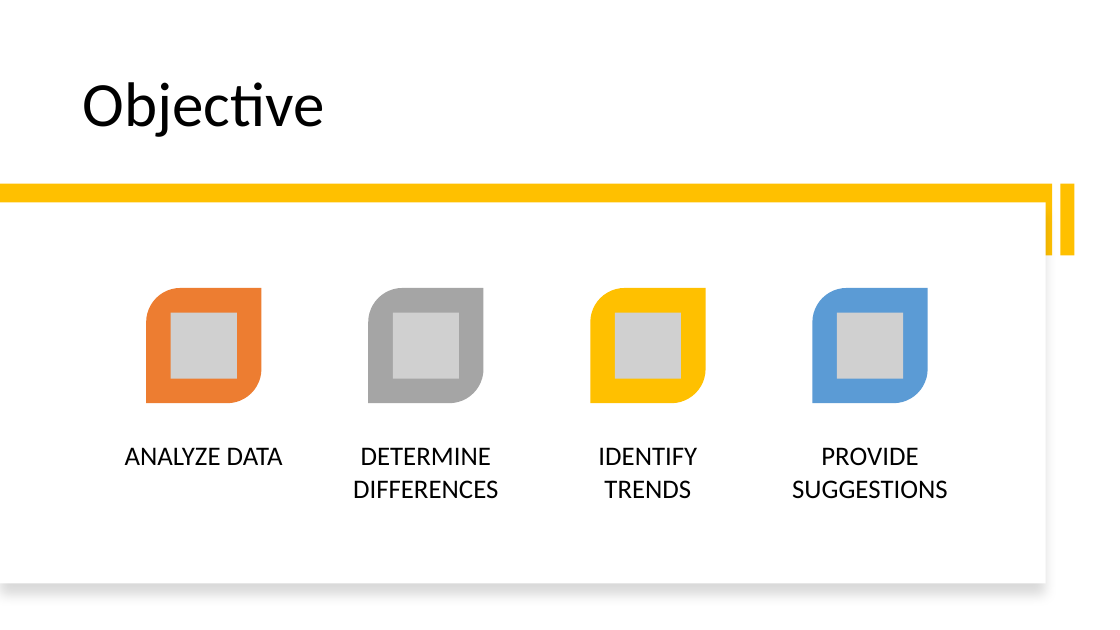
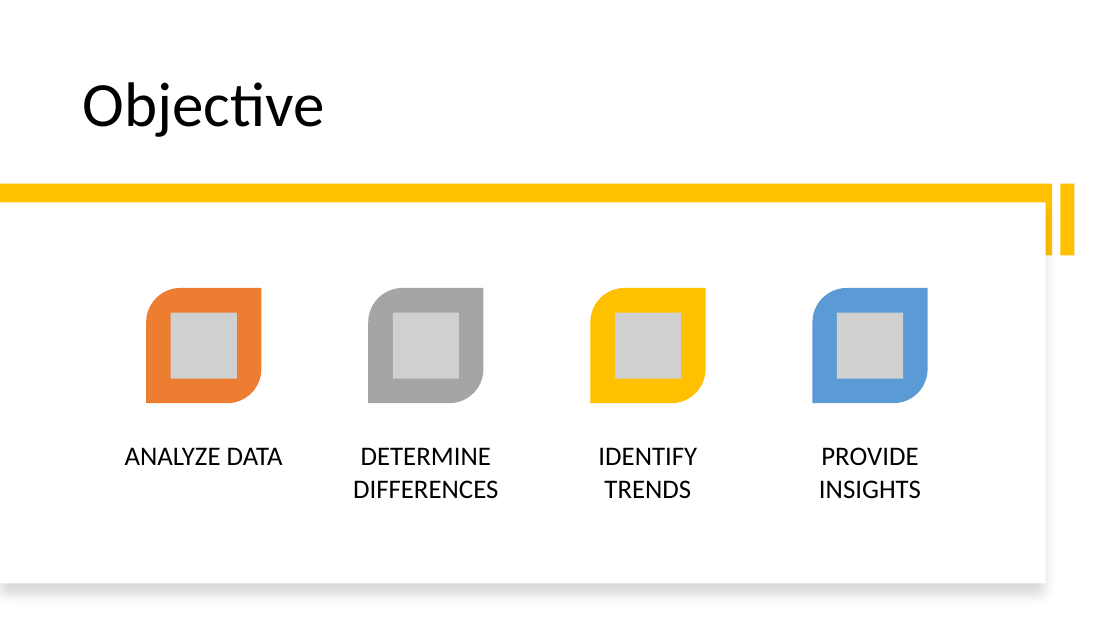
Before and after one commit to paulgreber/RideShareAnalysis, a slide deck: slide 3 of cyclistic_bike_share_analysis.pptx. Drawn at 1120x630 pixels with LibreOffice and Linux fonts; fonts in the diff are those of the drawing; grey boxes stand for pictures. Boxes give left, top, right and bottom in pixels: in the first picture for what was removed or moved away, otherwise in the second. Text is boxed around its words. In the diff, an @@ line names an element or a change of style, - is before the commit and + after.

```diff
--- a/cyclistic_bike_share_analysis.pptx
+++ b/cyclistic_bike_share_analysis.pptx
@@ text at <box>819,447,921,499</box>: text changed @@
-PROVIDE SUGGESTIONS
+PROVIDE INSIGHTS
```
Also in this commit, not shown: 6 other slides changed, 1 other file.
